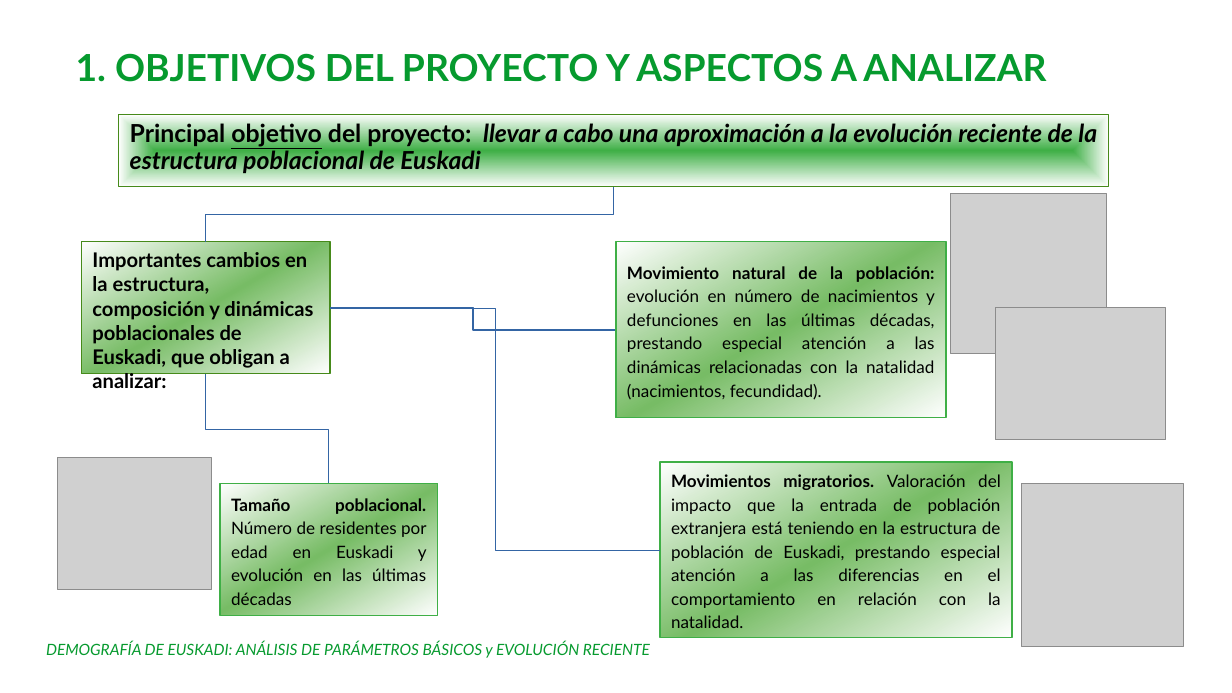
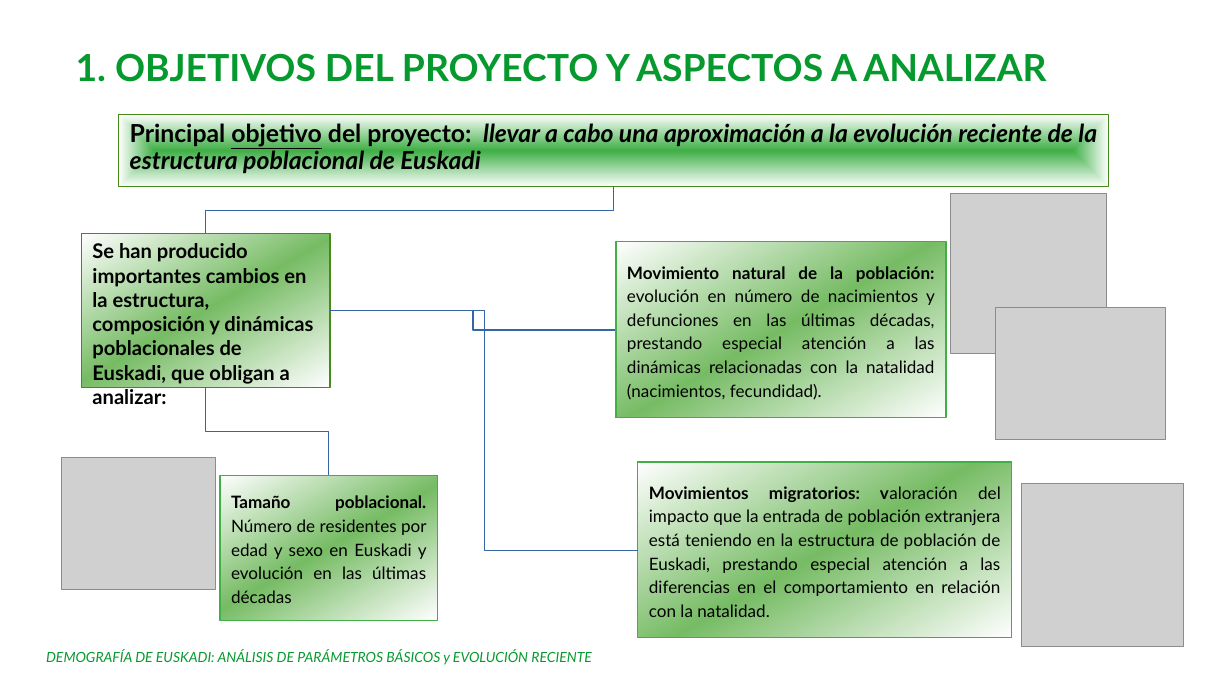
Before and after one commit to Leire2026/EDA, a slide deck: slide 2 of Presentacion_EDA.ppt. Drawn at 1232x693 pixels with LibreOffice and Linux fonts; fonts in the diff are those of the drawing; grey boxes stand for pictures; background and template pictures are left out. Boxes give left, top, right and bottom in pixels: in the first picture for what was removed or moved away, otherwise in the second. Text is boxed around its words. In the diff, an @@ line names an element or a change of style, - is before the commit and + after.

```diff
--- a/Presentacion_EDA.ppt
+++ b/Presentacion_EDA.ppt
@@ elbow line moved from (206, 243) - (614, 187) to (206, 234) - (614, 187) @@
@@ rectangle "Se han producido importantes cambios ...": place and size @@
-rectangle "Se han producido importantes cambios ..." at [82,241,330,373]
+rectangle "Se han producido importantes cambios ..." at [82,234,330,388]
@@ text in rectangle at [92,241,313,384]: text changed @@
-Importantes cambios en la estructura, composición y dinámicas poblacionales de Euskadi, que obligan a analizar:
+Se han producido importantes cambios en la estructura, composición y dinámicas poblacionales de Euskadi, que obligan a analizar:
@@ elbow line moved from (330, 307) - (616, 330) to (330, 311) - (616, 330) @@
@@ elbow line moved from (661, 550) - (330, 309) to (638, 550) - (330, 311) @@
@@ elbow line moved from (329, 484) - (206, 375) to (329, 475) - (206, 388) @@
@@ picture: place and size @@
-picture at [58,457,211,589]
+picture at [61,457,215,589]
@@ rectangle "Tamaño poblacional. Número de residentes ...": place and size @@
-rectangle "Tamaño poblacional. Número de residentes ..." at [220,484,438,616]
+rectangle "Tamaño poblacional. Número de residentes ..." at [220,475,438,620]
@@ rectangle "Movimientos migratorios: valoración del impacto ...": place and size @@
-rectangle "Movimientos migratorios: valoración del impacto ..." at [661,462,1013,637]
+rectangle "Movimientos migratorios: valoración del impacto ..." at [638,462,1013,637]
@@ text in rectangle at [231,494,427,603]: text changed @@
-Tamaño poblacional. Número de residentes por edad en Euskadi y evolución en las últimas décadas
+Tamaño poblacional. Número de residentes por edad y sexo en Euskadi y evolución en las últimas décadas
@@ text in rectangle at [649,485,1001,617]: text changed @@
-Movimientos migratorios. Valoración del impacto que la entrada de población extranjera está teniendo en la estructura de población de Euskadi, prestando especial atención a las diferencias en el comportamiento en relación con la natalidad.
+Movimientos migratorios: valoración del impacto que la entrada de población extranjera está teniendo en la estructura de población de Euskadi, prestando especial atención a las diferencias en el comportamiento en relación con la natalidad.
@@ text "DEMOGRAFÍA DE EUSKADI: ANÁLISIS DE ...": place and size @@
-text "DEMOGRAFÍA DE EUSKADI: ANÁLISIS DE ..." at [46,641,650,658]
+text "DEMOGRAFÍA DE EUSKADI: ANÁLISIS DE ..." at [46,650,592,665]
@@ text "DEMOGRAFÍA DE EUSKADI: ANÁLISIS DE ..." at [46,650,592,665]: size 10 to 9 pt @@
```
Also in this commit, not shown: 10 other slides changed, 5 slides added, 3 slides removed, 2 other files.
